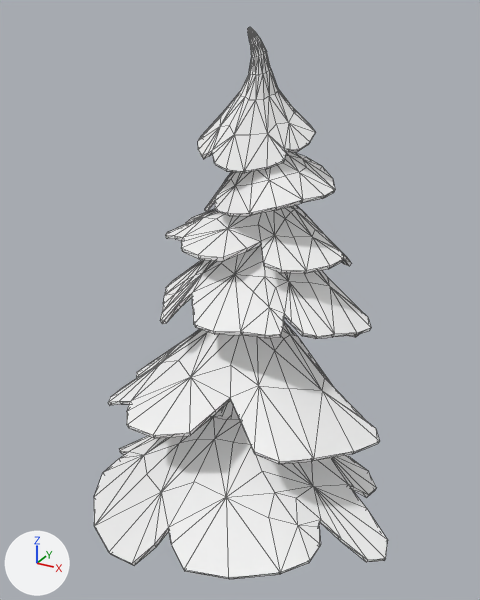
The glTF model assets/nature_lowpoly/PineTree_3.glb, before and after one commit.
Camera for both pictures: a 50 mm lens placed at (1.78, -3.29, 3.4), pointed at (-0.03, -0.01, 1.76). Lighting does not change. The marker at lower left points along +X, +Y and +Z. The picture after the commit comes second. Mesh edges are drawn as thin lines.

In view in the first picture: 'PineTree_3'.
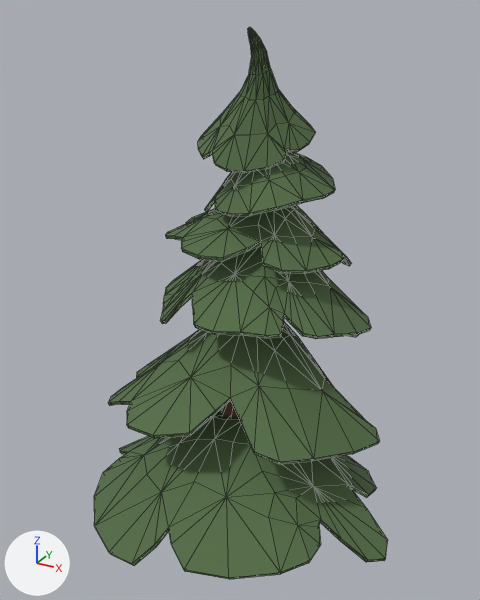
Boxes [x1, y1, x2, y2] around the edits, measured in the pictures (480 x 600 px):
'PineTree_3', recoloured, surface changed (white to dark green): [94, 27, 387, 579] in both

The change, as a diff of the scene's bpy script:
```diff
--- a/assets/nature_lowpoly/PineTree_3.glb.py
+++ b/assets/nature_lowpoly/PineTree_3.glb.py
@@ mat_green @@
 mat_green = principled_material('Green')
-mat_green.base_color = (1.0, 1.0, 1.0)  # white #ffffff
-mat_green.metallic = 1.0
+mat_green.base_color = (0.0874, 0.152, 0.0599)  # dark green #536d45
 mat_green.roughness = 1.0
```
